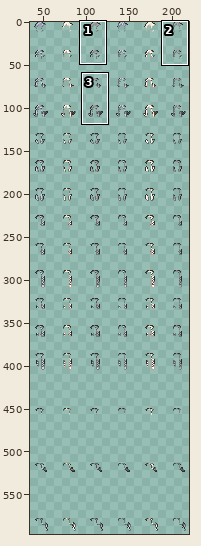
Sprite sheet: graphics/images/nillian_hair.png. The picture above shows the old version from afar; the outline marks the close-up.
Close-up. Old version:
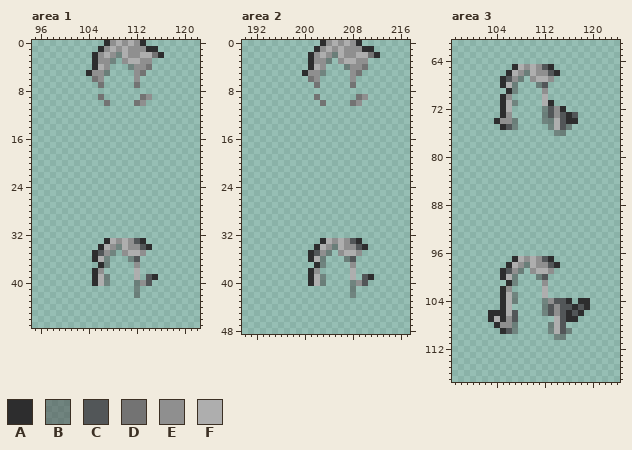
The file is 256x1056 pixels. Colours within 5 levels of each other are drawn and written as one. Shown: area 1: x 95..122, y 0..47; area 2: x 190..217, y 0..48; area 3: x 97..124, y 61..117. The wide view leaves out empty margins. The commit also changed other parts of the picture, which this record leaves out.
Palette (. is transparent): A #2d2d2e  B #4a4a4a80  C #525658  D #737373  E #8f8f8f  F #aeaeae
And afterwards:
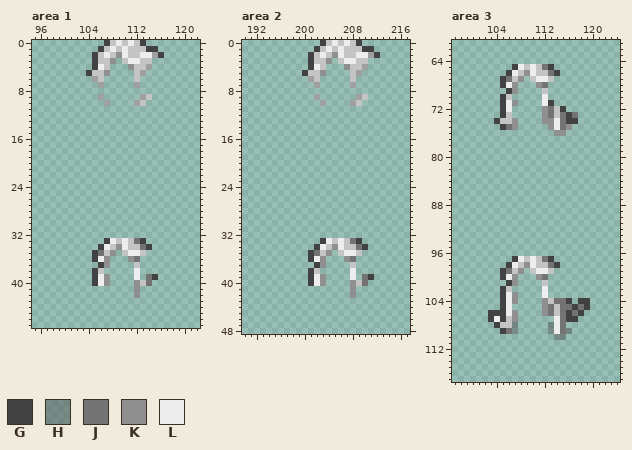
Colours new in this view: G #424242  H #5a5a5a80  J #737373  K #8f8f8f  L #ededed
From old to new:
colour D: #737373 -> #a0a0a0
colour E: #8f8f8f -> #c4c4c4
Area 1:
y 0: x 107 A -> G; x 109 F -> L; x 111 F -> L; x 113 A -> G
y 1: x 106 A -> G; x 108 F -> L; x 110 F -> L; x 114..115 AA -> GG
y 2: x 105 A -> G; x 107 F -> L; x 109..110 BF -> KL; x 113..114 FF -> LL; x 116 A -> G
y 3: x 105 A -> G; x 108 B -> K; x 111..112 FF -> LL
y 4: x 105..106 AF -> GL; x 111 B -> K
y 5: x 104 A -> G; x 107 B -> K
y 33: x 107..108 AF -> GL; x 110 F -> L; x 112..113 CA -> JG
y 34: x 106..107 AF -> GL; x 109..110 BF -> KL; x 113..114 CA -> JG
y 35: x 105..106 AC -> GJ; x 108 B -> K; x 111..112 FF -> LL
y 36: x 105..107 AFB -> GLK; x 111..112 BC -> KJ
y 37: x 106..107 AB -> GK
y 38: x 105 A -> G; x 112 F -> L
y 39: x 105..107 AFB -> GLK; x 112 F -> L; x 114..115 CA -> JG
y 40: x 105..107 AFB -> GLK; x 112 B -> K; x 114 C -> J
y 41..42: x 112 B -> K
Area 2:
y 0: x 203 A -> G; x 205 F -> L; x 207 F -> L; x 209 A -> G
y 1: x 202 A -> G; x 204 F -> L; x 206 F -> L; x 210..211 AA -> GG
y 2: x 201 A -> G; x 203 F -> L; x 205..206 BF -> KL; x 209..210 FF -> LL; x 212 A -> G
y 3: x 201 A -> G; x 204 B -> K; x 207..208 FF -> LL
y 4: x 201..202 AF -> GL; x 207 B -> K
y 5: x 200 A -> G; x 203 B -> K
y 33: x 203..204 AF -> GL; x 206 F -> L; x 208..209 CA -> JG
y 34: x 202..203 AF -> GL; x 205..206 BF -> KL; x 209..210 CA -> JG
y 35: x 201..202 AC -> GJ; x 204 B -> K; x 207..208 FF -> LL
y 36: x 201..203 AFB -> GLK; x 207..208 BC -> KJ
y 37: x 202..203 AB -> GK
y 38: x 201 A -> G; x 208 F -> L
y 39: x 201..203 AFB -> GLK; x 208 F -> L; x 210..211 CA -> JG
y 40: x 201..203 AFB -> GLK; x 208 B -> K; x 210 C -> J
y 41..42: x 208 B -> K
Area 3:
y 65: x 107..108 AF -> GL; x 110 F -> L; x 112..113 CA -> JG
y 66: x 106..107 AF -> GL; x 109..110 BF -> KL; x 113..114 CA -> JG
y 67: x 105..106 AC -> GJ; x 108 B -> K; x 111..112 FF -> LL
y 68: x 105..107 AFB -> GLK; x 111..112 BC -> KJ
y 69: x 106..107 AB -> GK
y 70: x 105 A -> G; x 112 F -> L
y 71: x 105..107 AFB -> GLK; x 112..113 FA -> LG
y 72: x 105..106 AF -> GL; x 112..113 BC -> KJ; x 115 A -> G
y 73: x 105 A -> G; x 112..113 BC -> KJ; x 115..117 CAC -> JGJ
y 74: x 104 A -> G; x 107 B -> K; x 112..117 BBFCAA -> KKLJGG
y 75: x 105..107 ACB -> GJK; x 113..116 BFCB -> KLJK
y 76: x 114..115 BB -> KK
y 97: x 107..108 AF -> GL; x 110 F -> L; x 112..113 CA -> JG
y 98: x 106..107 AF -> GL; x 109..110 BF -> KL; x 113..114 CA -> JG
y 99: x 105..106 AC -> GJ; x 108 B -> K; x 111..112 FF -> LL
y 100: x 105..107 AFB -> GLK; x 111..112 BC -> KJ
y 101: x 106..107 AB -> GK
y 102: x 105 A -> G; x 112 F -> L
y 103: x 105..107 AFB -> GLK; x 112 F -> L
y 104: x 105..107 AFB -> GLK; x 112 B -> K; x 114..116 CCA -> JJG; x 118..119 AA -> GG
y 105: x 105..106 AF -> GL; x 112..113 BC -> KJ; x 115..119 CCACA -> JJGJG
y 106: x 103..107 AAAFC -> GGGLK; x 112..113 BC -> KJ; x 115..118 CACA -> JGJG
y 107: x 103..105 AFA -> GLG; x 107 C -> K; x 114..117 FCAA -> LJGG
y 108: x 104 A -> G; x 107 B -> H; x 113..115 BFC -> HLJ
y 109: x 105..107 ACB -> GJH; x 113..116 BFCB -> HLJH
y 110: x 114..115 BB -> HH
Boxes around the changes in both close-ups, in picture pixels (x1, y1, x2, y2):
changed: (86, 40, 164, 106)
changed: (92, 238, 158, 298)
changed: (302, 40, 380, 106)
changed: (308, 238, 374, 298)
changed: (494, 64, 578, 136)
changed: (488, 256, 590, 340)
